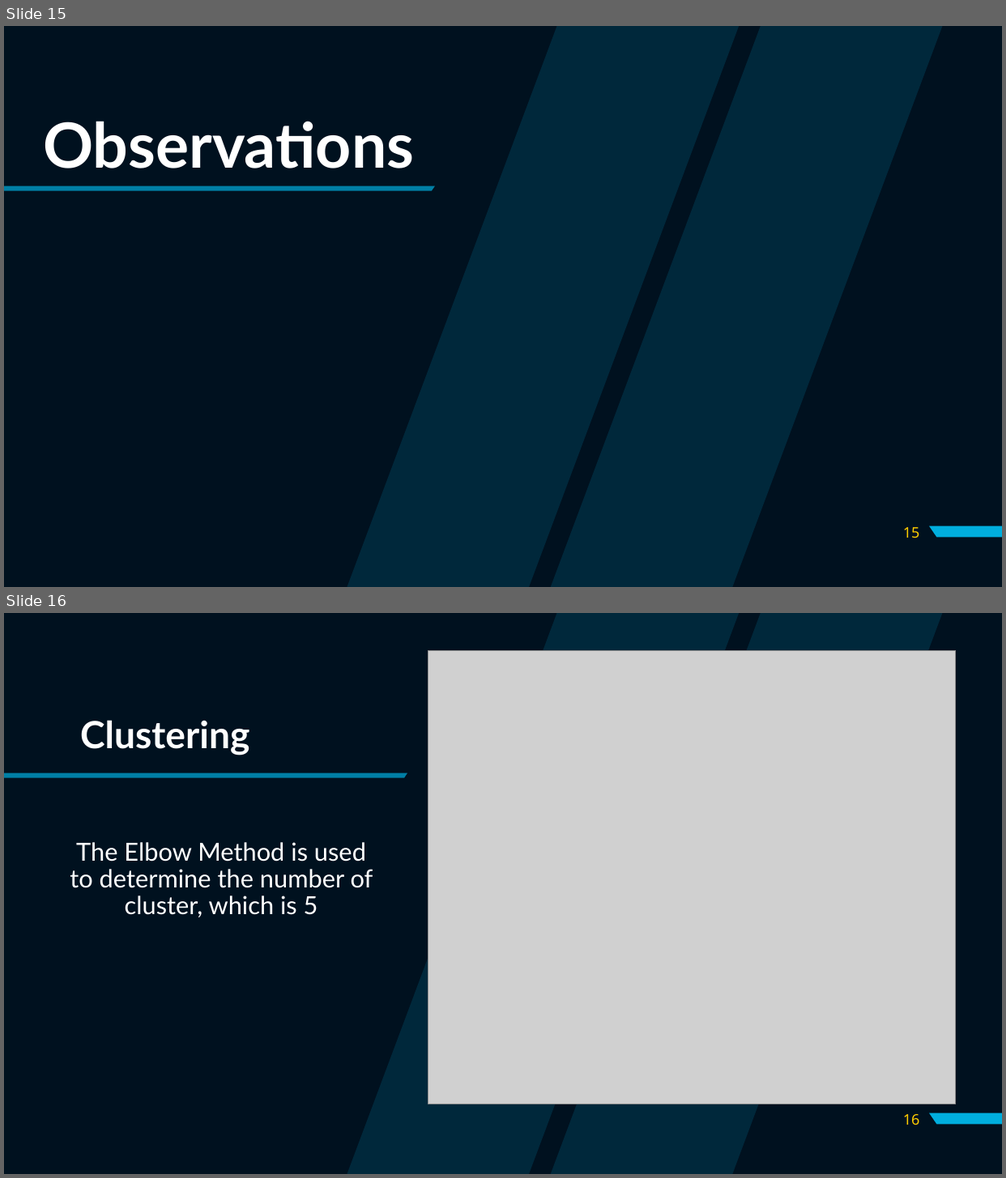
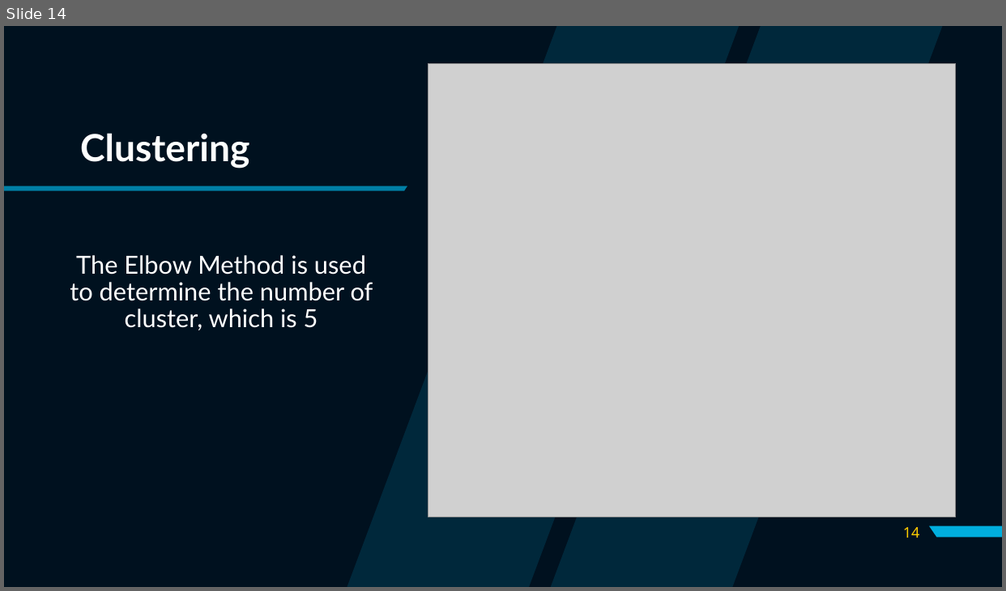
Before and after one commit to Ldave01/Best_Place_For_Business, a slide deck: Analyzing Business Location in Haiti.pptx. Shown one above the other, each under a label of ours: slides 15 and 16 before the commit, slide 14 after it. The pictures are 1006x1178 and 1006x591 pixels, drawn with LibreOffice and Linux fonts; fonts in the diff are those of the drawing; grey boxes stand for pictures. Boxes give left, top, right and bottom in pixels: in the first picture for what was removed or moved away, otherwise in the second. Text is boxed around its words. In the diff, an @@ line names an element or a change of style, - is before the commit and + after.

```diff
--- a/Analyzing Business Location in Haiti.pptx
+++ b/Analyzing Business Location in Haiti.pptx
@@ slide 15 removed at (x1=4, y1=26, x2=1002, y2=587), background #00111F; not listed: 2 template elements that a slide beside it also shows @@
@@ title removed at (x1=43, y1=121, x2=414, y2=169) @@
-Observations
@@ freeform shape removed at (x1=4, y1=186, x2=435, y2=191) @@
@@ page number removed at (x1=903, y1=527, x2=920, y2=539) @@
-15
@@ what was slide 16 is now slide 14 @@
@@ page number at (x1=903, y1=527, x2=920, y2=538): text changed @@
-16
+14
```
Also in this commit, not shown: 1 slide changed, 1 other slide removed.
